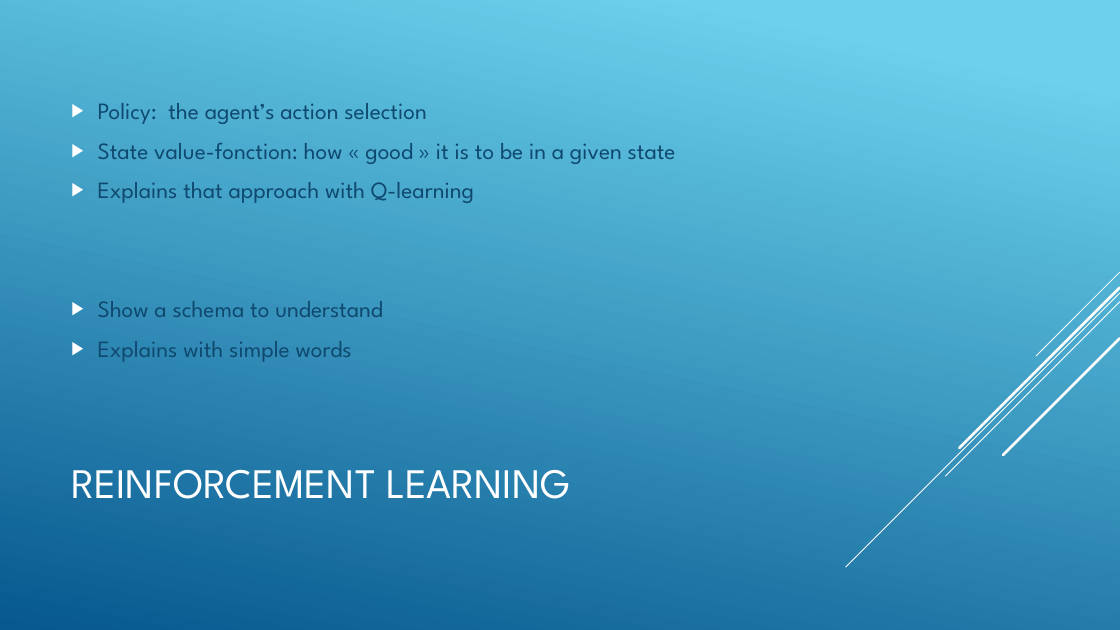
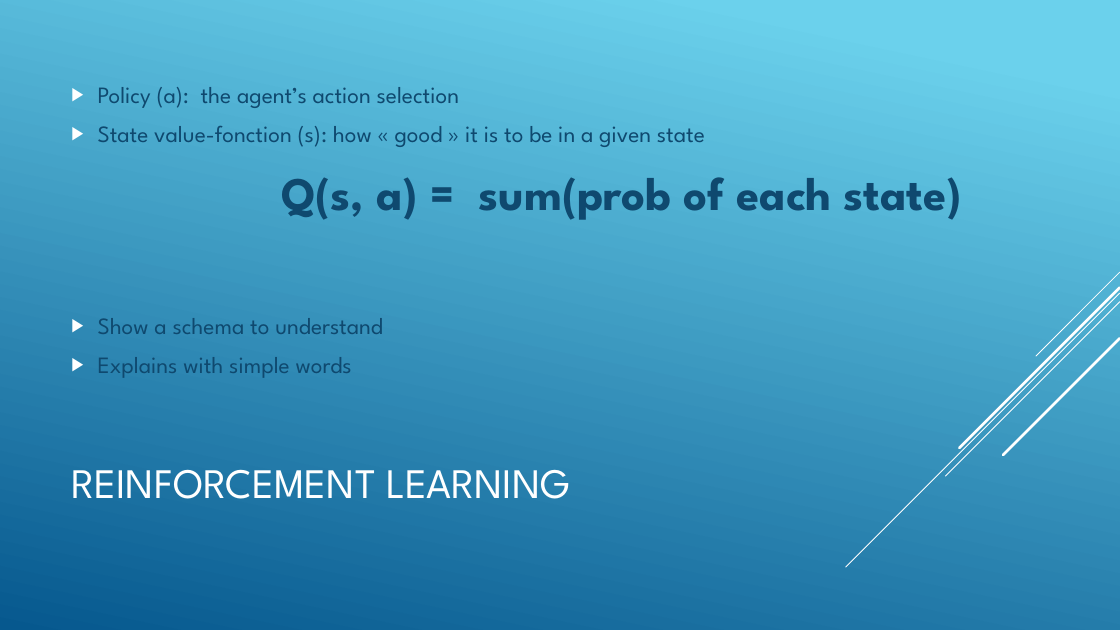
Before and after one commit to jnguyen1192/SIA, a slide deck: slide 4 of SAI_presentation.pptx. Drawn at 1120x630 pixels with LibreOffice and Linux fonts; fonts in the diff are those of the drawing. Boxes give left, top, right and bottom in pixels: in the first picture for what was removed or moved away, otherwise in the second. Text is boxed around its words. In the diff, an @@ line names an element or a change of style, - is before the commit and + after.

Commit message:
#12 Q learning formula added on slides

```diff
--- a/SAI_presentation.pptx
+++ b/SAI_presentation.pptx
@@ text at box(98, 87, 962, 220): text changed @@
-▶ Policy: the agent’s action selection
-▶ State value-fonction: how « good » it is to be in a given state
-▶ Explains that approach with Q-learning
+▶ Policy (a): the agent’s action selection
+▶ State value-fonction (s): how « good » it is to be in a given state
+Q(s, a) = sum(prob of each state)
```
